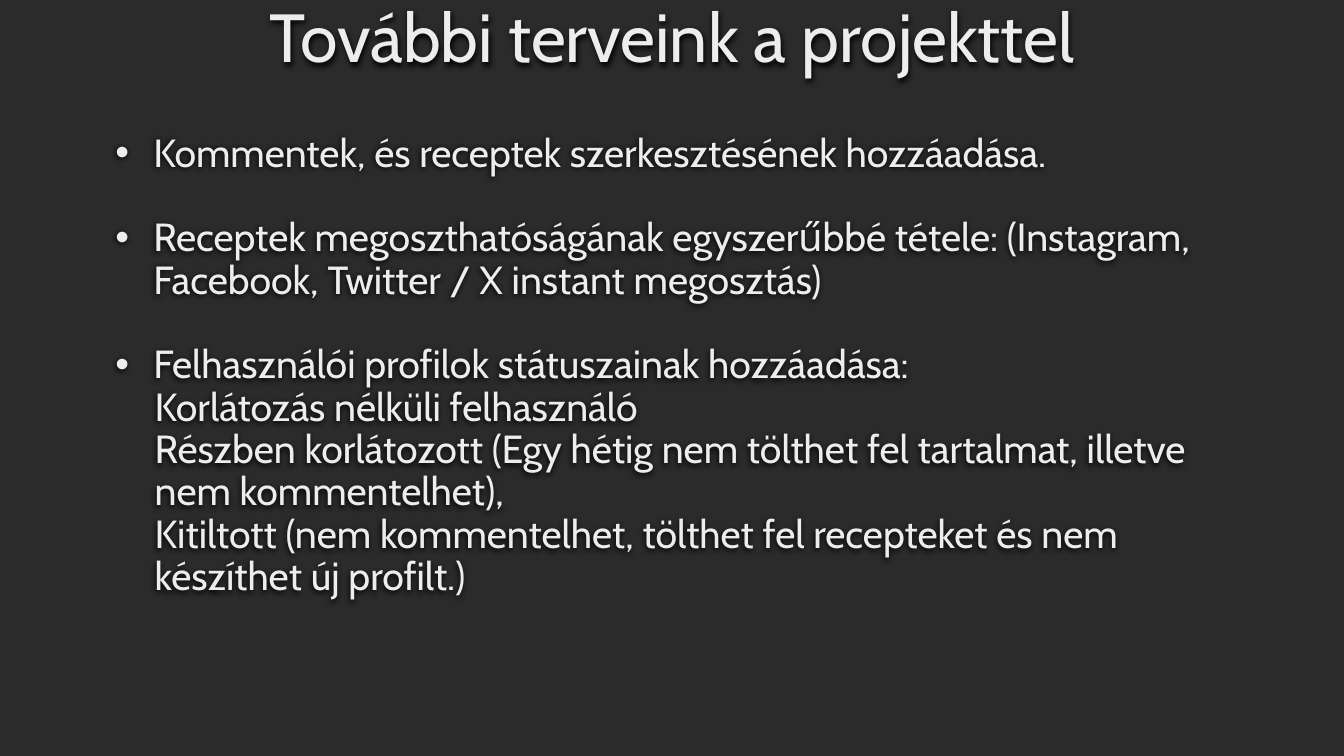
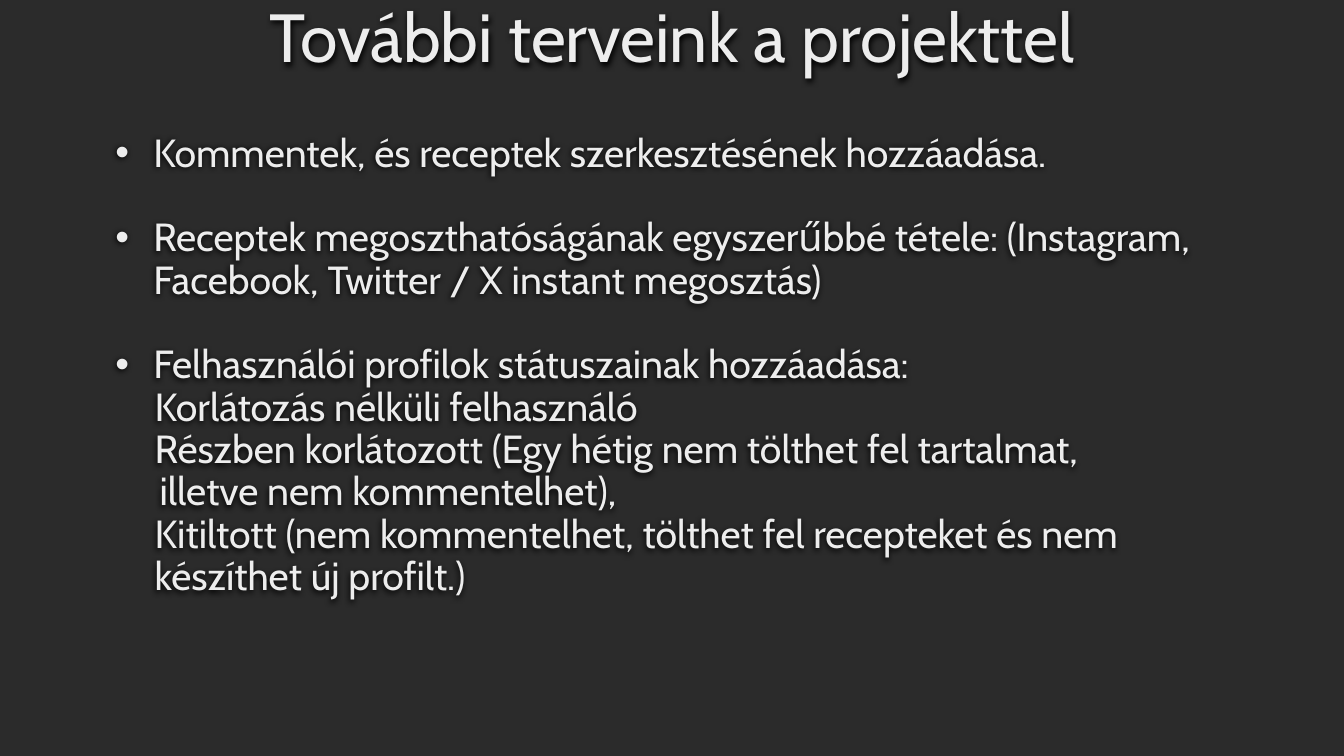
Before and after one commit to Viktor-200/receptbazis, a slide deck: slide 16 of dokumentumok/receptbazisprezentacio.pptx. Drawn at 1344x756 pixels with LibreOffice and Linux fonts; fonts in the diff are those of the drawing; background and template pictures are left out; a plain dark background stands for a picture behind light text. Boxes give left, top, right and bottom in pixels: in the first picture for what was removed or moved away, otherwise in the second. Text is boxed around its words. In the diff, an @@ line names an element or a change of style, - is before the commit and + after.

```diff
--- a/dokumentumok/receptbazisprezentacio.pptx
+++ b/dokumentumok/receptbazisprezentacio.pptx
@@ text at (x1=155, y1=433, x2=1078, y2=511): text changed @@
-Részben korlátozott (Egy hétig nem tölthet fel tartalmat, illetve nem kommentelhet),
+Részben korlátozott (Egy hétig nem tölthet fel tartalmat,
+illetve nem kommentelhet),
```
